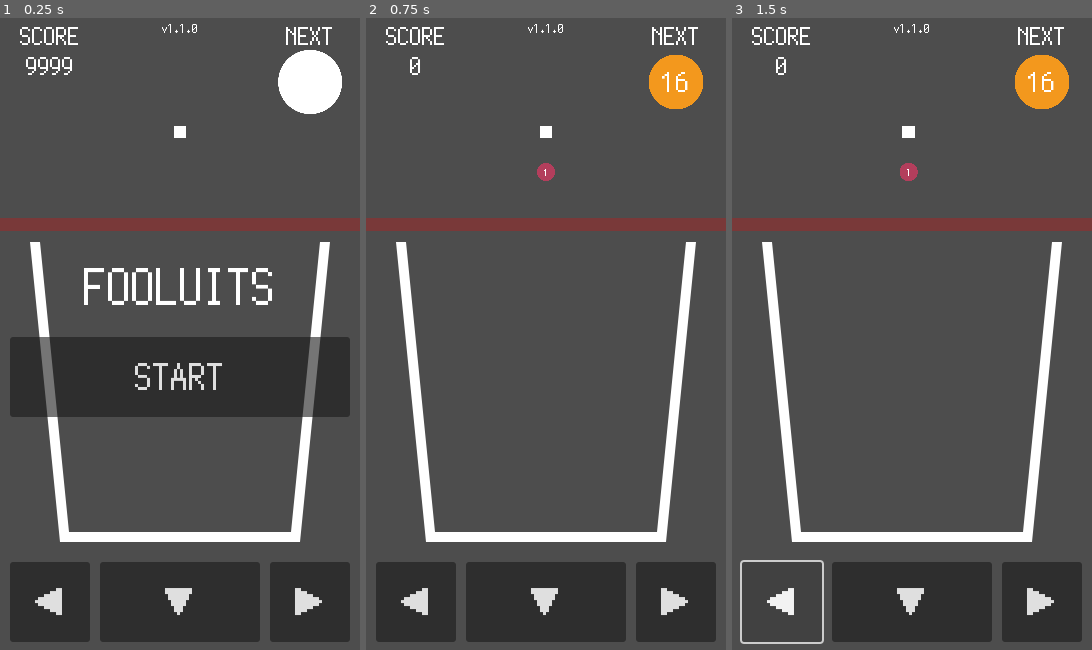
Above: before the commit, frames 1-3 (left to right).
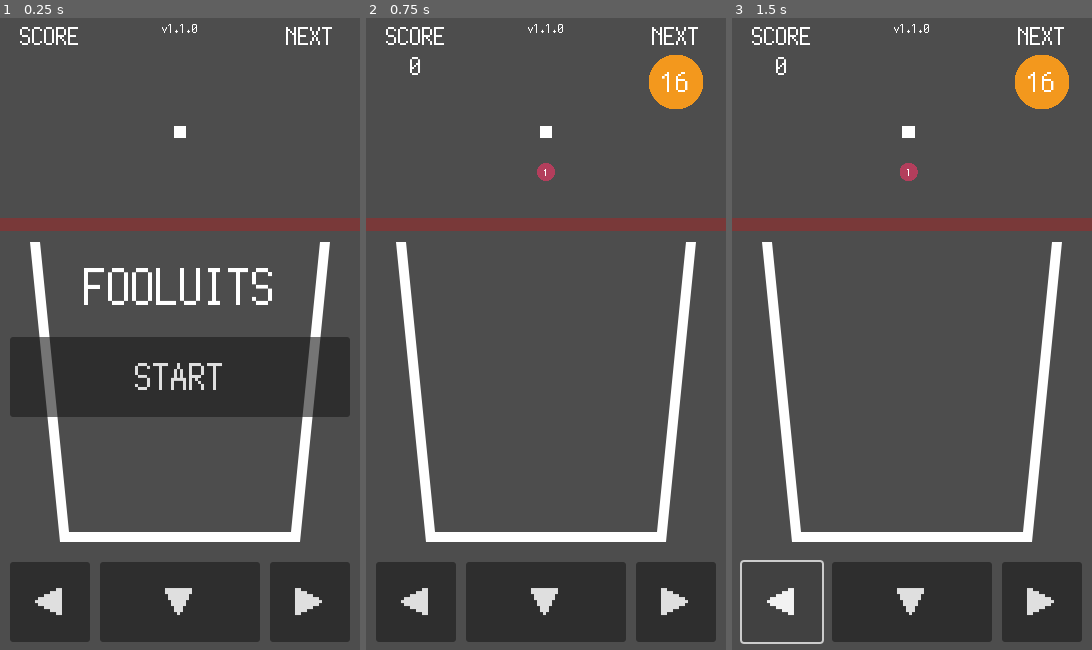
Above: after the commit, the same moments.

Repository: kamikoloss/fruits-puzzle
Game: Godot game, scene res://scenes/main.tscn
Two runs of this game, one before a commit and one after it. Both use one fixed random seed, a clock stepped at 60 frames per second and the inputs below.
Inputs:
- Up to frame 1 (0.25 s): no input
- Up to frame 2 (0.75 s): click "START" at 0.5 s
- Up to frame 3 (1.5 s): click "◀" at 1.25 s

The runs differ from the first frame. In frame 1, 1.6% of the frame differs, in the area x 7-95%, y 5-16%; in frame 2, nothing differs; in frame 3, nothing differs.

Commit message:
ゲーム開始時の SCORE と NEXT の表示を修正した

Diff:
--- a/scenes/game.gd
+++ b/scenes/game.gd
@@ -56,9 +56,11 @@
 	_title_label = $"../UI/CanvasLayer/VBoxContainer/Body/VBoxContainer/TitleLabel"
 	_start_button = $"../UI/CanvasLayer/VBoxContainer/Body/VBoxContainer/StartButton"
 
-	# 開始時のメニューを設定する
+	# 開始時の GUI を設定する
 	_title_label.text = "FOOLUITS"
 	_start_button.text = "START"
+	_menu_container.show()
+	_next_sprite.hide()
 
 	# Signal 接続
 	Global.score_changed.connect(_on_score_changed)
@@ -173,6 +175,7 @@
 	# 空から振ってきたフルーツが落下するまで待つ
 	await Global.fruit_fell_from_sky
 
+	# フルーツの落下によってゲームが終了する可能性があるためもう一度確認する
 	if !_is_game_active:
 		return
 
@@ -209,11 +212,11 @@
 	_audio_player.stream = GAME_OVER_SOUND
 	_audio_player.play()
 
-	# リトライ時のメニューを設定する
+	# リトライ時の GUI を設定する
 	_title_label.text = "GAME OVER"
 	_start_button.text = "RETRY"
-
 	_menu_container.show()
+	_next_sprite.hide()
 
 	print("Game is ended!")
 
--- a/scenes/main.tscn
+++ b/scenes/main.tscn
@@ -44,8 +44,7 @@
 size_flags_vertical = 1
 theme_override_fonts/font = ExtResource("1_5ec4u")
 theme_override_font_sizes/font_size = 24
-text = "SCORE
-9999"
+text = "SCORE"
 horizontal_alignment = 1
 
 [node name="_" type="MarginContainer" parent="UI/CanvasLayer/VBoxContainer/Header/HBoxContainer"]
